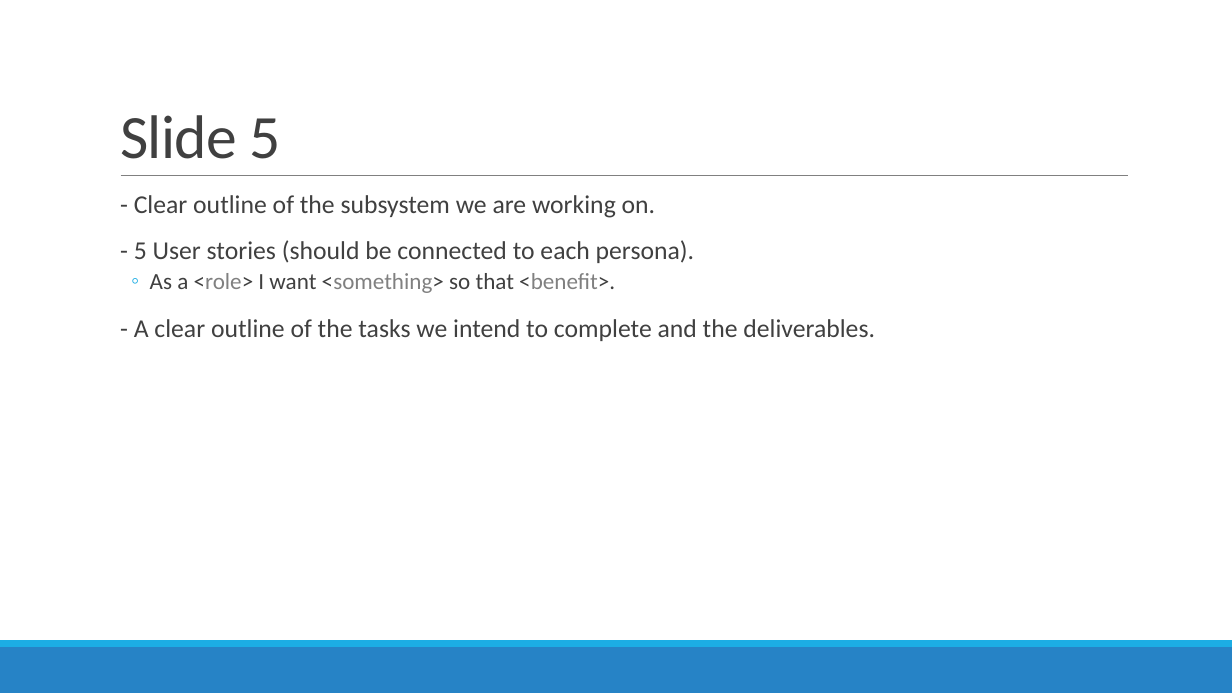
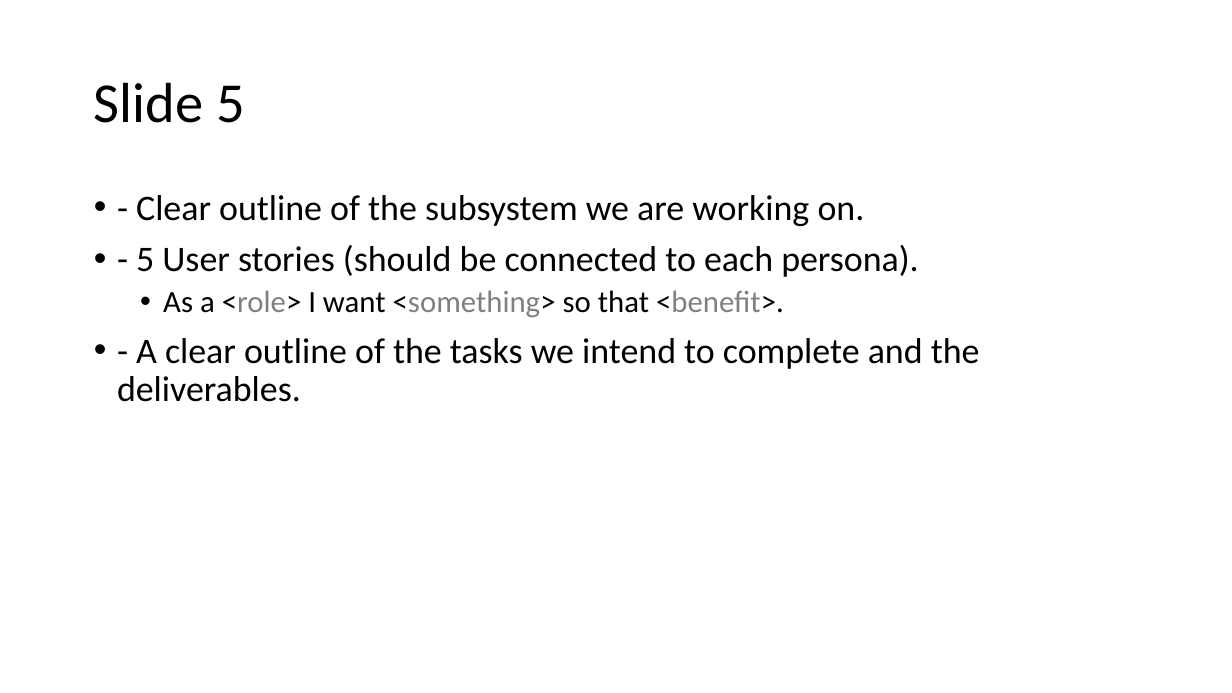
Before and after one commit to benkelly2/KV6002, a slide deck: slide 11 of KV6002_21 TOR Presentation.pptx. Drawn at 1232x693 pixels with LibreOffice and Linux fonts; fonts in the diff are those of the drawing. Boxes give left, top, right and bottom in pixels: in the first picture for what was removed or moved away, otherwise in the second. Text is boxed around its words. In the diff, an @@ line names an element or a change of style, - is before the commit and + after.

```diff
--- a/KV6002_21 TOR Presentation.pptx
+++ b/KV6002_21 TOR Presentation.pptx
@@ title "Slide 5": place and size @@
-title "Slide 5" at box(120, 115, 281, 159)
+title "Slide 5" at box(94, 82, 245, 123)
@@ title "Slide 5" at box(94, 82, 245, 123): size 48 to 44 pt, text colour #404040 to #000000, letter spacing -0.5 to 0 pt; line spacing 0.85 to 0.9; vertical alignment bottom to middle @@
@@ line removed from (121, 176) to (1128, 176) @@
@@ text "- Clear outline of the ...": place and size @@
-text "- Clear outline of the ..." at box(134, 195, 875, 341)
+text "- Clear outline of the ..." at box(117, 195, 980, 402)
@@ text "- Clear outline of the ..." at box(117, 195, 980, 402): size 20 to 28 pt in "- Clear outline of the subsystem we ...", "- 5 User stories (should be connected ...", "- A clear outline of the tasks ..."; text colour #404040 to #000000 in "- Clear outline of the subsystem we ...", "- 5 User stories (should be connected ...", "As a <role> I want <something> so ...", "- A clear outline of the tasks ..."; size 18 to 24 pt in "As a <role> I want <something> so ..."; bullet   to •; less space between paragraphs; bullet ◦ to • @@
@@ rectangle removed at box(0, 647, 1232, 693) @@
@@ rectangle removed at box(0, 640, 1232, 647) @@
```
Also in this commit, not shown: 15 other slides changed.
